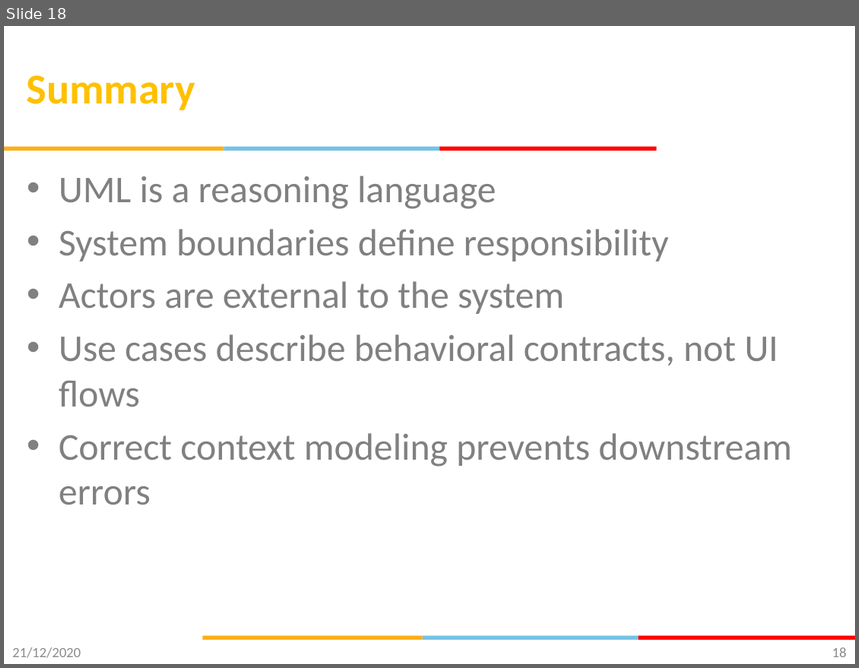
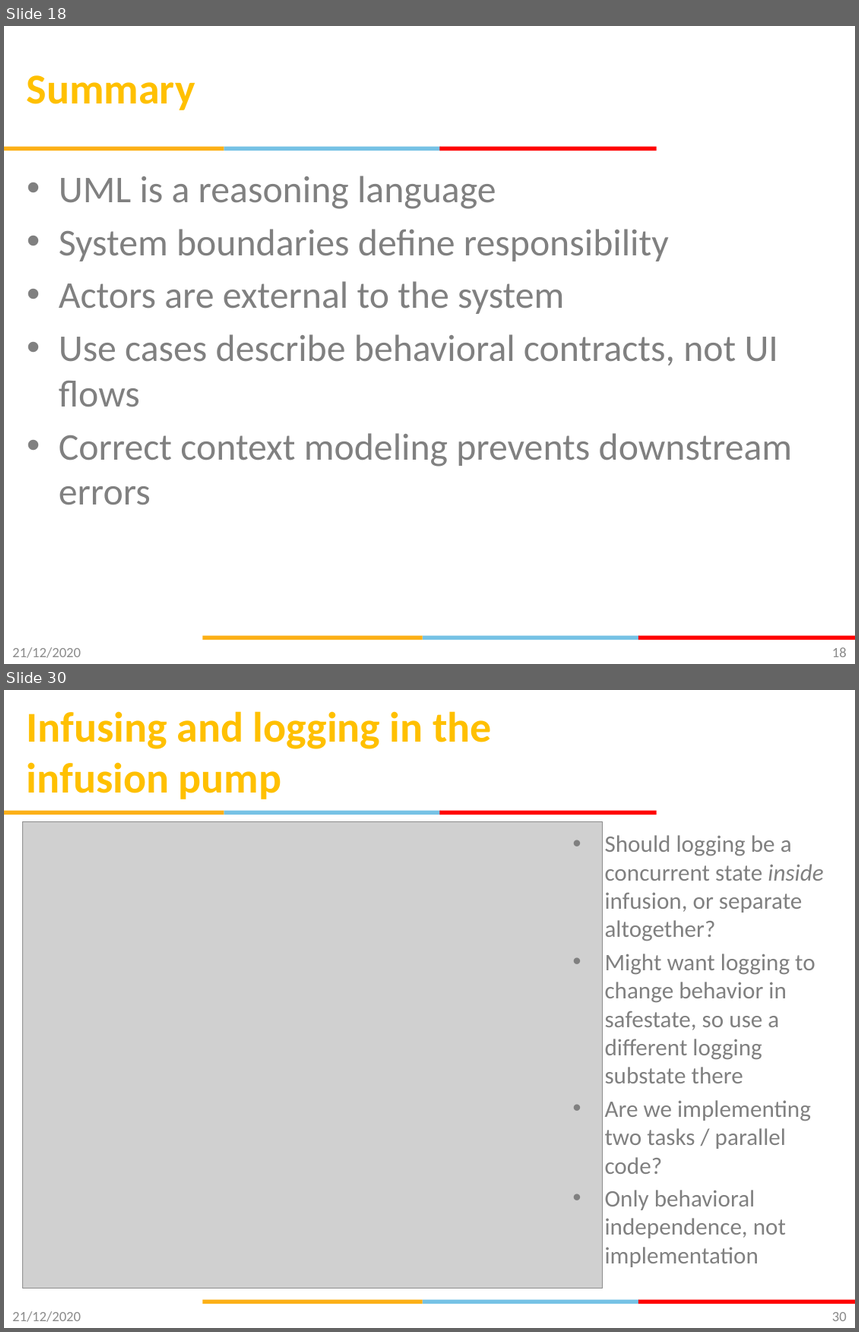
Before and after one commit to gsaurabhr-teaching/csg523-material, a slide deck: Lec-9-12-modeling-uml.pptx. Shown one above the other, each under a label of ours: slide 18 before the commit, slides 18 and 30 after it; the slides between them are not shown. The pictures are 859x668 and 859x1332 pixels, drawn with LibreOffice and Linux fonts; fonts in the diff are those of the drawing; grey boxes stand for pictures; background and template pictures are left out. Boxes give left, top, right and bottom in pixels: in the first picture for what was removed or moved away, otherwise in the second. Text is boxed around its words. In the diff, an @@ line names an element or a change of style, - is before the commit and + after.

Commit message:
UML state charts

```diff
--- a/Lec-9-12-modeling-uml.pptx
+++ b/Lec-9-12-modeling-uml.pptx
@@ slide 30 added at (4,690,855,1328), background #FFFFFF; not listed: 6 template elements that a slide beside it also shows @@
@@ title added at (27,711,492,799), 36 pt, text #FFC000, bold @@
+Infusing and logging in the infusion pump
@@ picture added at (23,822,602,1288) @@
@@ text added at (605,835,823,1268), 20 pt, text #808080 @@
+• Should logging be a concurrent state inside infusion, or separate altogether?
+• Might want logging to change behavior in safestate, so use a different logging substate there
+• Are we implementing two tasks / parallel code?
+• Only behavioral independence, not implementation
@@ text added at (12,1312,81,1322), 12 pt, text #8C8C8C @@
+21/12/2020
@@ page number added at (832,1312,847,1322), 12 pt, text #898989 @@
+30
```
Also in this commit, not shown: 1 slide changed, 14 other slides added.
